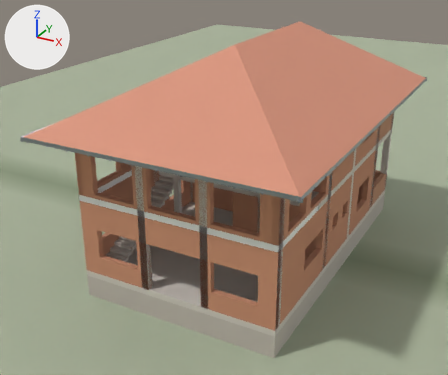
The glTF model docs/konkan_house.glb as it was, and as the next commit left it.
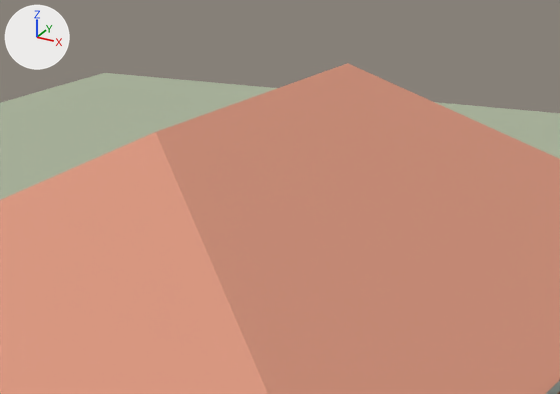
Each version is shown whole from a 50 mm lens placed at (36.1, -75.3, 46.3), pointed at (-2.7, -4.8, 11.1), then close up on the part from 41% to 83% of the width and 0% to 36% of the height. Lighting does not change. The marker at upper left points along +X, +Y and +Z. The first two pictures are the older version. Where no turn or scale is listed for an object, it has been applied to the vertices. Vertices at exactly the same position are counted once.

Names of what the first close-up shows: 'Ground', 'Hip_Roof' and 1 more.
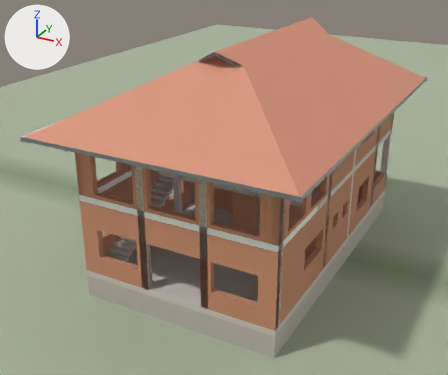
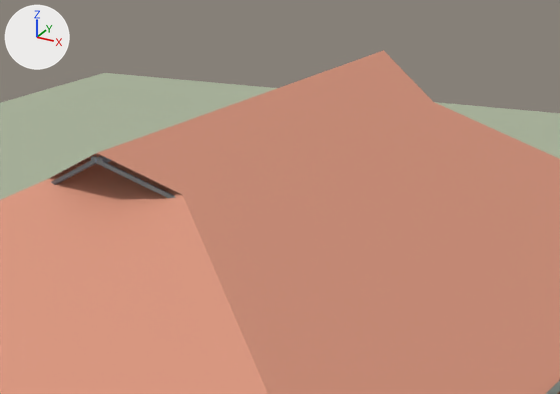
Diff of the bpy script that builds the scene:
```diff
--- a/docs/konkan_house.glb.py
+++ b/docs/konkan_house.glb.py
@@ me_hip_roof_mesh @@
 # verts and faces of me_hip_roof_mesh; kept vertices keep their numbers, new ones are numbered from 12
-me_hip_roof_mesh.from_pydata(...)  # 12 vertices, 22 faces; spans x -17.4..17.4, y -27.0..25.0, z 22.4..31.7
+me_hip_roof_mesh.from_pydata(...)  # 24 vertices, 34 faces; spans x -17.4..17.4, y -27.0..25.0, z 22.4..31.7
+# me_hip_roof_mesh part 1
+verts[12] = (0.0, 18.9, 31.4)
+verts[14] = (-3.9, 16.3, 29.4)
+verts[15] = (3.9, 16.3, 29.4)
+verts[18] = (0.0, 18.9, 31.7)  # pixel (383, 50)
+verts[20] = (-3.9, 16.3, 29.7)
+verts[21] = (3.9, 16.3, 29.7)  # pixel (433, 101)
+faces += [(4, 12, 14), (4, 15, 12), (10, 20, 18), (10, 18, 21), (4, 12, 18), (4, 18, 10)]
+# me_hip_roof_mesh part 2
+verts[13] = (0.0, -12.1, 31.4)  # pixel (96, 160)
+verts[16] = (-3.1, -10.7, 29.8)
+verts[17] = (3.1, -10.7, 29.8)
+verts[19] = (0.0, -12.1, 31.7)  # pixel (96, 152)
+verts[22] = (-3.1, -10.7, 30.1)  # pixel (48, 178)
+verts[23] = (3.1, -10.7, 30.1)  # pixel (182, 194)
+faces += [(5, 13, 17), (5, 16, 13), (11, 23, 19), (11, 19, 22), (5, 13, 19), (5, 19, 11)]
 me_hip_roof_mesh.materials.append(mat_roof)
@@ me_cube_130 @@
 # used by ob_hip_ridge_se; location = (8.71, -17.03, 26.89); rotation_euler = (1.9, 0.0, 0.72), in degrees (109, 0, 41); scale = (0.25, 0.125, 14.0)
-me_cube_130.from_pydata(...)  # 8 vertices, 12 faces; spans x -1.0..1.0, y -1.0..1.0, z -1.0..1.0
-me_cube_130.vertices[0].co = (-1.0, -1.0, -1.0)
-me_cube_130.vertices[1].co = (-1.0, -1.0, 1.0)
-me_cube_130.vertices[2].co = (-1.0, 1.0, -1.0)
-me_cube_130.vertices[3].co = (-1.0, 1.0, 1.0)
-me_cube_130.vertices[4].co = (1.0, -1.0, -1.0)
-me_cube_130.vertices[5].co = (1.0, -1.0, 1.0)
-me_cube_130.vertices[6].co = (1.0, 1.0, -1.0)
-me_cube_130.vertices[7].co = (1.0, 1.0, 1.0)
+me_cube_130.from_pydata(...)  # 8 vertices, 12 faces; spans x -1.63..1.63, y -0.81..0.81, z -0.88..0.88
+# me_cube_130 part 3
+me_cube_130.vertices[0].co = (1.63, -0.66, 0.73)
+me_cube_130.vertices[1].co = (-1.49, 0.78, -0.88)
+me_cube_130.vertices[2].co = (1.56, -0.63, 0.88)
+me_cube_130.vertices[3].co = (-1.56, 0.81, -0.73)
+me_cube_130.vertices[4].co = (1.56, -0.81, 0.73)
+me_cube_130.vertices[5].co = (-1.56, 0.63, -0.88)
+me_cube_130.vertices[6].co = (1.49, -0.78, 0.88)
+me_cube_130.vertices[7].co = (-1.63, 0.66, -0.73)
 me_cube_130.materials.append(mat_steel_hss)
@@ me_cube_131 @@
 # used by ob_hip_ridge_sw; location = (-8.71, -17.03, 26.89); rotation_euler = (1.9, 0.0, -0.72), in degrees (109, 0, -41); scale = (0.25, 0.125, 14.0)
-me_cube_131.from_pydata(...)  # 8 vertices, 12 faces; spans x -1.0..1.0, y -1.0..1.0, z -1.0..1.0
-me_cube_131.vertices[0].co = (-1.0, -1.0, -1.0)
-me_cube_131.vertices[1].co = (-1.0, -1.0, 1.0)
-me_cube_131.vertices[2].co = (-1.0, 1.0, -1.0)
-me_cube_131.vertices[3].co = (-1.0, 1.0, 1.0)
-me_cube_131.vertices[4].co = (1.0, -1.0, -1.0)
-me_cube_131.vertices[5].co = (1.0, -1.0, 1.0)
-me_cube_131.vertices[6].co = (1.0, 1.0, -1.0)
-me_cube_131.vertices[7].co = (1.0, 1.0, 1.0)
+me_cube_131.from_pydata(...)  # 8 vertices, 12 faces; spans x -1.63..1.63, y -0.81..0.81, z -0.88..0.88
+# me_cube_131 part 4
+me_cube_131.vertices[0].co = (-1.56, -0.81, 0.73)
+me_cube_131.vertices[1].co = (1.56, 0.63, -0.88)
+me_cube_131.vertices[2].co = (-1.49, -0.78, 0.88)
+me_cube_131.vertices[3].co = (1.63, 0.66, -0.73)
+me_cube_131.vertices[4].co = (-1.63, -0.66, 0.73)
+me_cube_131.vertices[5].co = (1.49, 0.78, -0.88)
+me_cube_131.vertices[6].co = (-1.56, -0.63, 0.88)
+me_cube_131.vertices[7].co = (1.56, 0.81, -0.73)
 me_cube_131.materials.append(mat_steel_hss)
@@ ob_central_ridge @@
 ob_central_ridge.rotation_euler = (1.571, 0.0, 0.0)  # degrees (90, 0, 0)
-ob_central_ridge.scale = (0.25, 0.125, 10.5)
+ob_central_ridge.scale = (0.25, 0.125, 15.5)
@@ ob_vent_strut_se @@
+ob_vent_strut_se = bpy.data.objects.new('vent_strut_SE', me_cube_131)
+ob_vent_strut_se.location = (1.56, -11.38, 30.59)
@@ ob_vent_strut_sw @@
+ob_vent_strut_sw = bpy.data.objects.new('vent_strut_SW', me_cube_130)
+ob_vent_strut_sw.location = (-1.56, -11.38, 30.59)
```

What differs and where, as boxes (x1, y1, x2, y2) in the close-ups (560 x 394 px):
'Hip_Roof', reshaped: before (0, 63, 560, 394); after (0, 50, 560, 394)
'vent_strut_SE', added: after (96, 159, 175, 198)
'vent_strut_SW', added: after (51, 159, 97, 185)
'central_ridge', rescaled (not visible before): after (91, 155, 112, 164)
part 1 of me_hip_roof_mesh, added (beige): after (348, 50, 432, 101)
part 2 of me_hip_roof_mesh, added (beige): after (53, 132, 182, 194)
